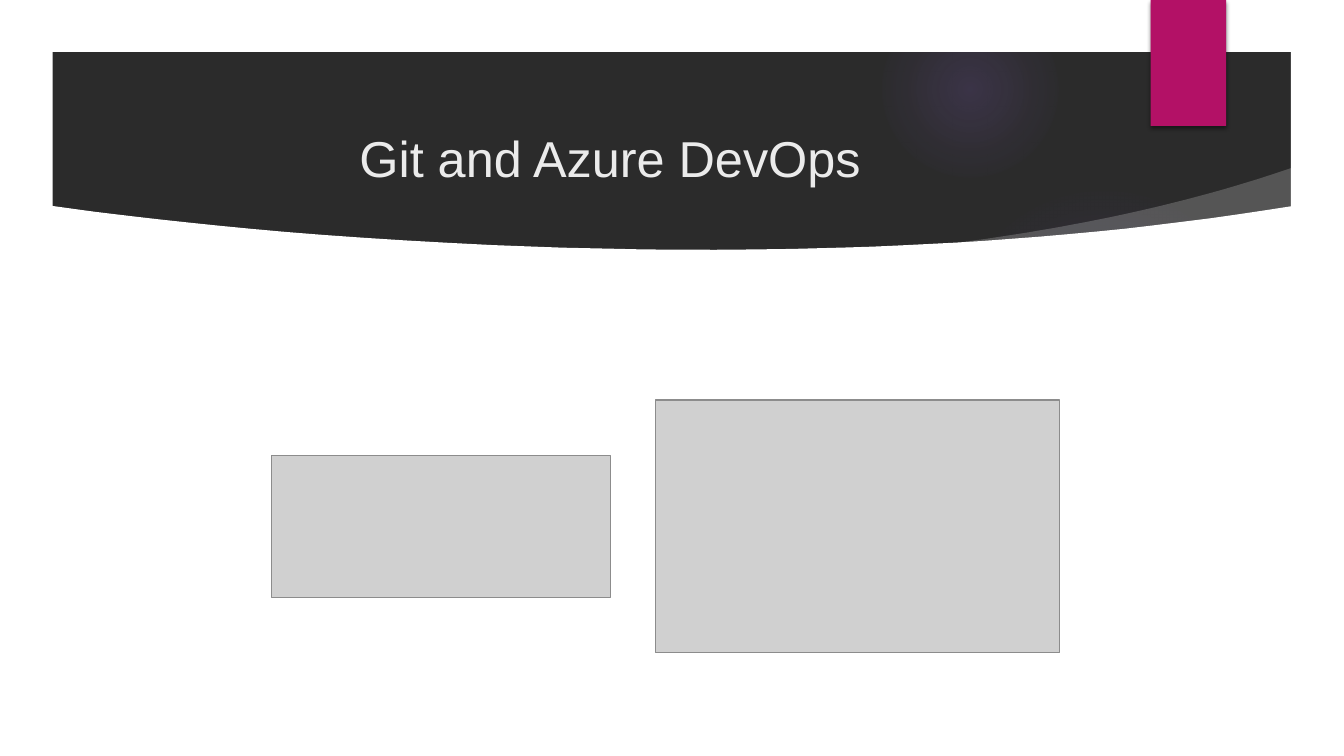
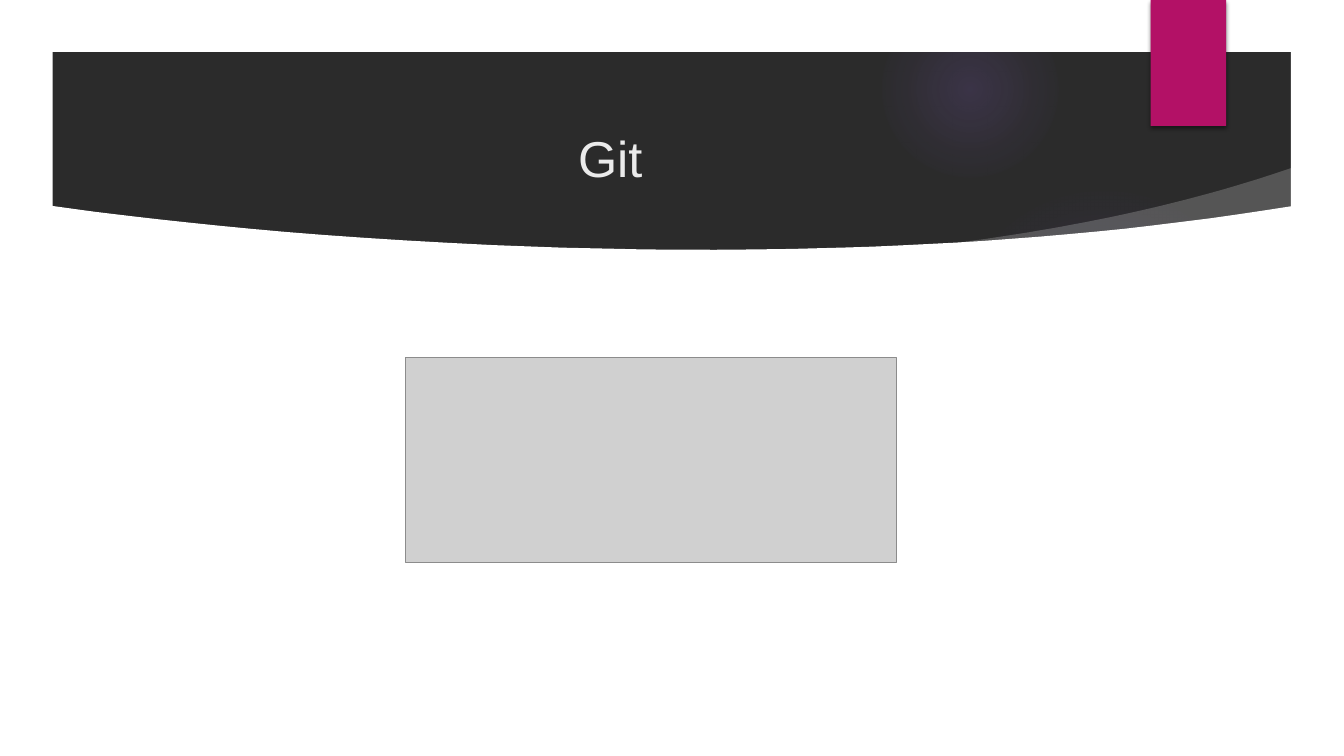
Before and after one commit to velizar92/TSK_Presentations, a slide deck: slide 1 of Git Intro.pptx. Drawn at 1344x756 pixels with LibreOffice and Linux fonts; fonts in the diff are those of the drawing; grey boxes stand for pictures; background and template pictures are left out; a plain dark background stands for a picture behind light text. Boxes give left, top, right and bottom in pixels: in the first picture for what was removed or moved away, otherwise in the second. Text is boxed around its words. In the diff, an @@ line names an element or a change of style, - is before the commit and + after.

Commit message:
Latest changes in Git presentation

```diff
--- a/Git Intro.pptx
+++ b/Git Intro.pptx
@@ title at (578, 140, 642, 178): text changed @@
-Git and Azure DevOps
+Git
@@ picture: place and size @@
-picture at (271, 456, 610, 597)
+picture at (406, 358, 897, 563)
@@ picture removed at (655, 400, 1060, 653) @@
```
